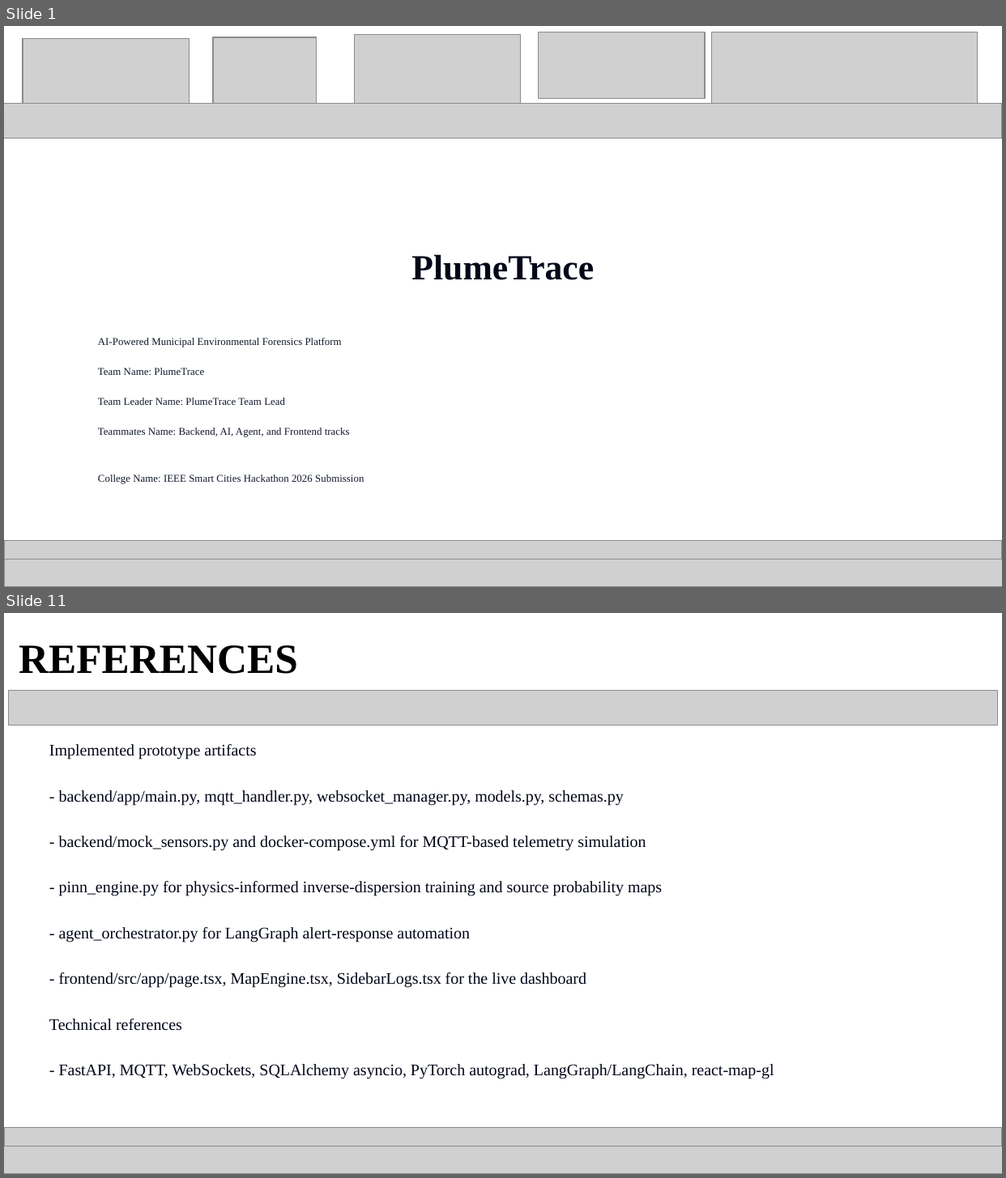
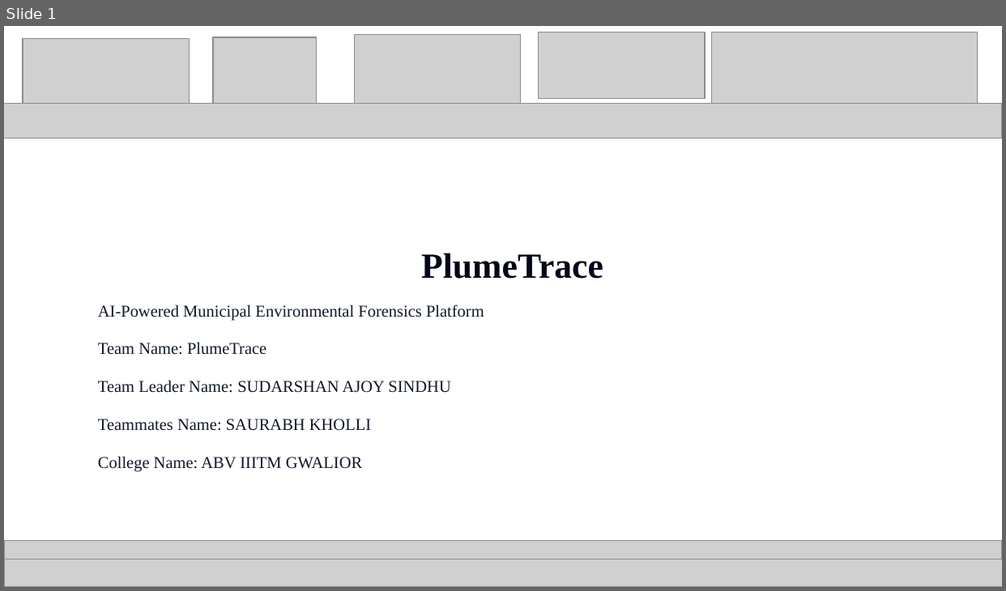
Before and after one commit to sudu787/Plumetrace, a slide deck: PlumeTrace_SmartAIthon_2026_Round1_Filled.pptx. Shown one above the other, each under a label of ours: slides 1 and 11 before the commit, slide 1 after it; the slides between them are not shown. The pictures are 1006x1178 and 1006x591 pixels, drawn with LibreOffice and Linux fonts; fonts in the diff are those of the drawing; grey boxes stand for pictures. Boxes give left, top, right and bottom in pixels: in the first picture for what was removed or moved away, otherwise in the second. Text is boxed around its words. In the diff, an @@ line names an element or a change of style, - is before the commit and + after.

Commit message:
Finalizing PlumeTrace project architecture, 4D PINN integration, and presentations

```diff
--- a/PlumeTrace_SmartAIthon_2026_Round1_Filled.pptx
+++ b/PlumeTrace_SmartAIthon_2026_Round1_Filled.pptx
@@ slide 11 removed at [4,613,1002,1174], background #FFFFFF @@
@@ title removed at [19,645,298,674] @@
-REFERENCES
@@ picture removed at [9,691,998,726] @@
@@ title removed at [49,744,774,1080] @@
-Implemented prototype artifacts
-- backend/app/main.py, mqtt_handler.py, websocket_manager.py, models.py, schemas.py
-- backend/mock_sensors.py and docker-compose.yml for MQTT-based telemetry simulation
-- pinn_engine.py for physics-informed inverse-dispersion training and source probability maps
-- agent_orchestrator.py for LangGraph alert-response automation
-- frontend/src/app/page.tsx, MapEngine.tsx, SidebarLogs.tsx for the live dashboard
-Technical references
-- FastAPI, MQTT, WebSockets, SQLAlchemy asyncio, PyTorch autograd, LangGraph/LangChain, react-map-gl
@@ picture removed at [4,1128,1002,1151] @@
@@ picture removed at [4,1147,1002,1174] @@
@@ slide 1 changed as well @@
@@ title "PlumeTrace": place and size @@
-title "PlumeTrace" at [411,254,594,280]
+title "PlumeTrace" at [421,253,603,279]
@@ subtitle "AI-Powered Municipal Environmental Forensics Platform": place and size @@
-subtitle "AI-Powered Municipal Environmental Forensics Platform" at [98,338,364,484]
+subtitle "AI-Powered Municipal Environmental Forensics Platform" at [98,305,484,472]
@@ subtitle at [98,305,484,355]: size 7.5 to 12 pt in "AI-Powered Municipal Environmental Forensics Platform", "Team Name: PlumeTrace" @@
@@ subtitle at [98,380,450,472]: text changed; size 7.5 to 12 pt @@
-Team Leader Name: PlumeTrace Team Lead
-Teammates Name: Backend, AI, Agent, and Frontend tracks
-College Name: IEEE Smart Cities Hackathon 2026 Submission
+Team Leader Name: SUDARSHAN AJOY SINDHU
+Teammates Name: SAURABH KHOLLI
+College Name: ABV IIITM GWALIOR
```
Also in this commit, not shown: 9 other slides changed, 1 slide added, 16 other files.
